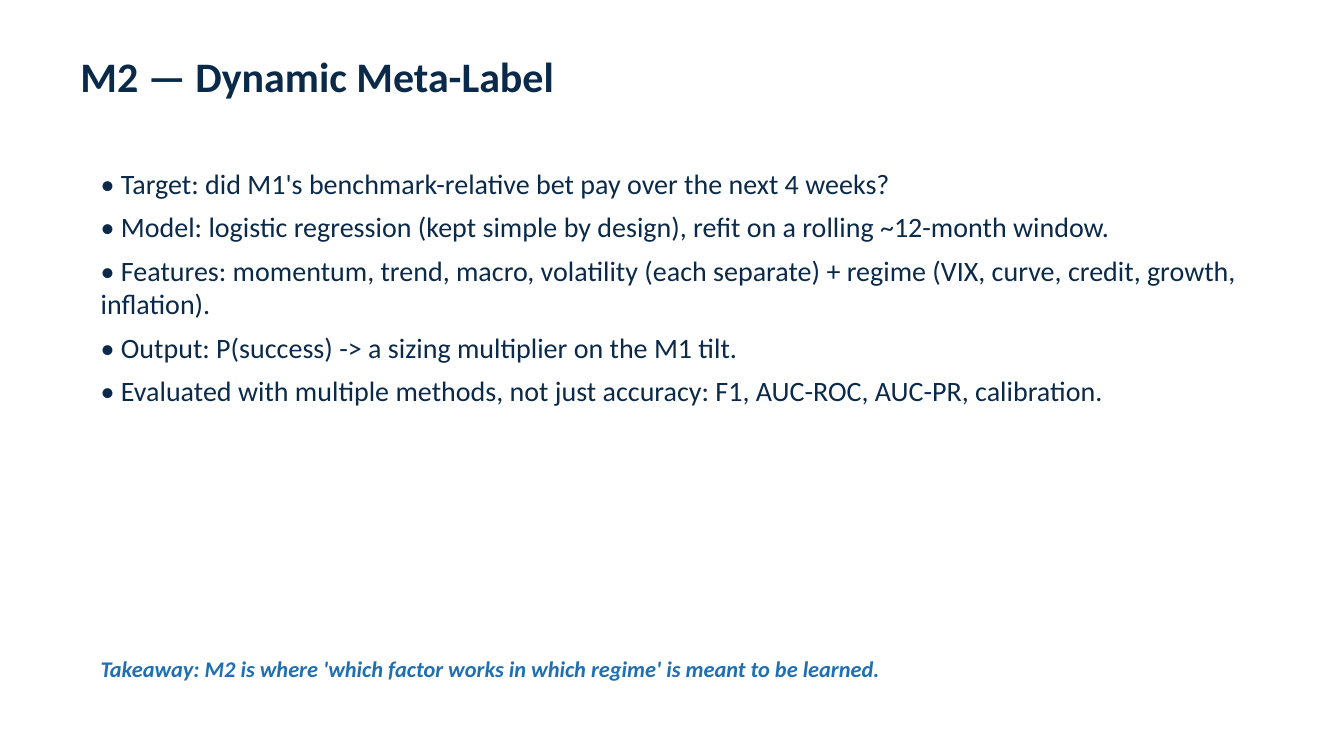
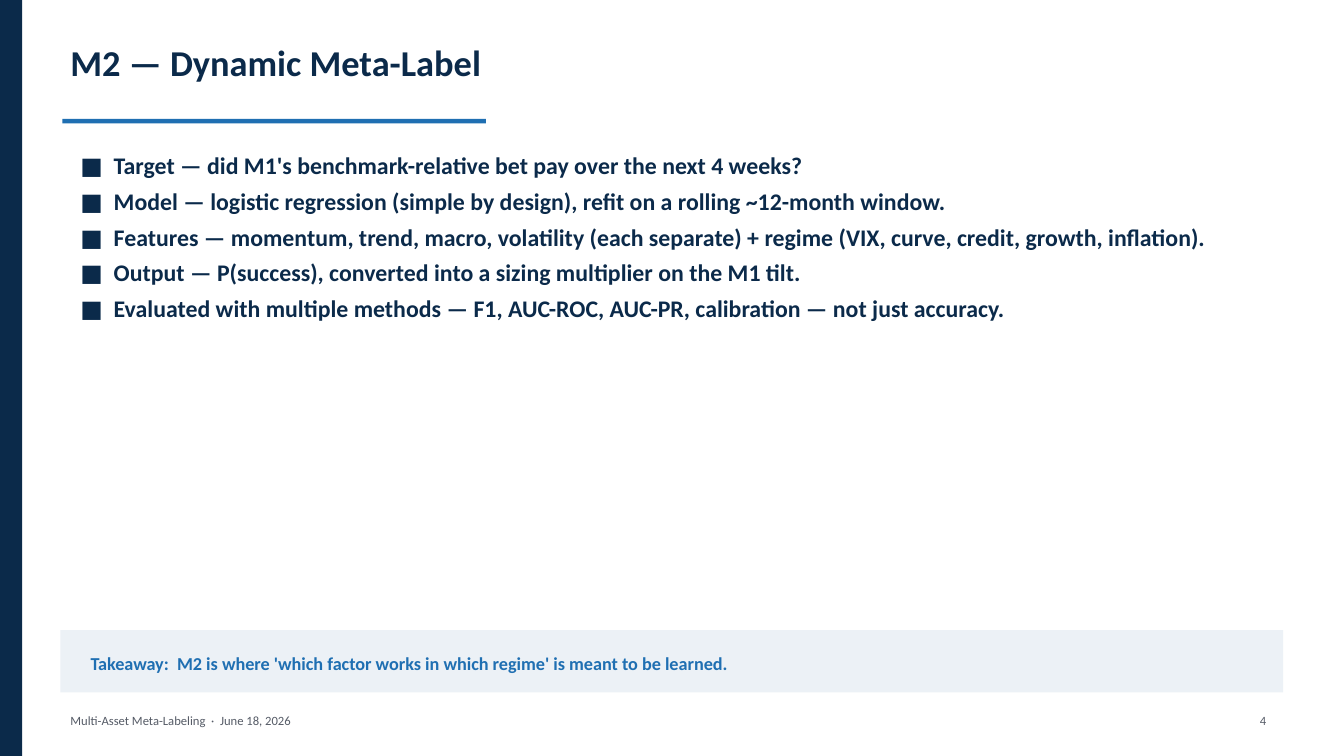
Before and after one commit to elakumuk/SSGA-Summer2026, a slide deck: slide 5 of reports/Meta_Labeling_Deck.pptx. Drawn at 1344x756 pixels with LibreOffice and Linux fonts; fonts in the diff are those of the drawing. Boxes give left, top, right and bottom in pixels: in the first picture for what was removed or moved away, otherwise in the second. Text is boxed around its words. In the diff, an @@ line names an element or a change of style, - is before the commit and + after.

```diff
--- a/reports/Meta_Labeling_Deck.pptx
+++ b/reports/Meta_Labeling_Deck.pptx
@@ rectangle added at box(0, 0, 22, 756), fill #0B2A4A @@
@@ text "M2 — Dynamic Meta-Label": place and size @@
-text "M2 — Dynamic Meta-Label" at box(80, 62, 554, 99)
+text "M2 — Dynamic Meta-Label" at box(70, 50, 481, 82)
@@ text "M2 — Dynamic Meta-Label" at box(70, 50, 481, 82): size 30 to 26 pt @@
@@ rectangle added at box(63, 119, 486, 123), fill #1F6FB2 @@
@@ text at box(114, 157, 1205, 321): text changed; size 20 to 17 pt; bold on @@
-• Target: did M1's benchmark-relative bet pay over the next 4 weeks?
-• Model: logistic regression (kept simple by design), refit on a rolling ~12-month window.
-• Features: momentum, trend, macro, volatility (each separate) + regime (VIX, curve, credit, growth, inflation).
-• Output: P(success) -> a sizing multiplier on the M1 tilt.
-• Evaluated with multiple methods, not just accuracy: F1, AUC-ROC, AUC-PR, calibration.
+■ Target — did M1's benchmark-relative bet pay over the next 4 weeks?
+■ Model — logistic regression (simple by design), refit on a rolling ~12-month window.
+■ Features — momentum, trend, macro, volatility (each separate) + regime (VIX, curve, credit, growth, inflation).
+■ Output — P(success), converted into a sizing multiplier on the M1 tilt.
+■ Evaluated with multiple methods — F1, AUC-ROC, AUC-PR, calibration — not just accuracy.
@@ rectangle added at box(60, 630, 1284, 693), fill #ECF1F6 @@
@@ text "Takeaway: M2 is where 'which ...": place and size @@
-text "Takeaway: M2 is where 'which ..." at box(101, 661, 880, 681)
+text "Takeaway: M2 is where 'which ..." at box(91, 657, 728, 673)
@@ text "Takeaway: M2 is where 'which ..." at box(91, 657, 728, 673): size 16 to 13 pt, italic off; vertical alignment top to middle @@
@@ text added at box(70, 716, 291, 727), 9 pt, text #555B66 @@
+Multi-Asset Meta-Labeling · June 18, 2026
@@ text added at box(1260, 717, 1266, 725), 9 pt, text #555B66 @@
+4
```
Also in this commit, not shown: 11 other slides changed, 1 other file.
